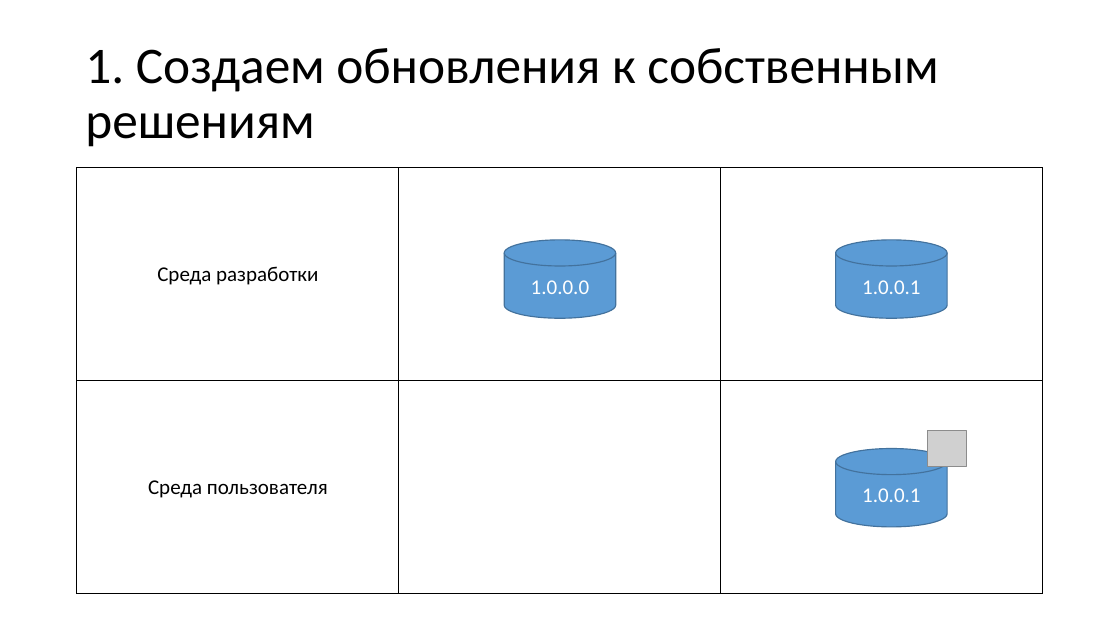
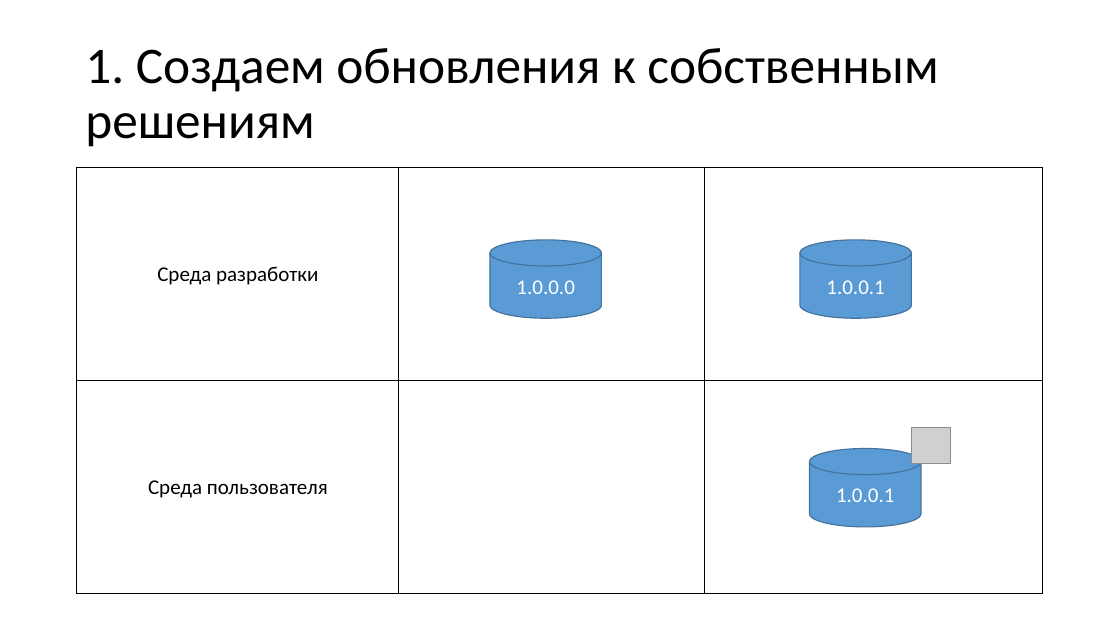
Before and after one commit to shatalxe/PreparingDeliveryFiles, a slide deck: slide 2 of Сосотояния баз.pptx. Drawn at 1120x630 pixels with LibreOffice and Linux fonts; fonts in the diff are those of the drawing; grey boxes stand for pictures. Boxes give left, top, right and bottom in pixels: in the first picture for what was removed or moved away, otherwise in the second. Text is boxed around its words. In the diff, an @@ line names an element or a change of style, - is before the commit and + after.

```diff
--- a/Сосотояния баз.pptx
+++ b/Сосотояния баз.pptx
@@ cylinder "1.0.0.0": place and size @@
-cylinder "1.0.0.0" at box(504, 240, 616, 318)
+cylinder "1.0.0.0" at box(490, 240, 602, 318)
@@ cylinder "1.0.0.1": place and size @@
-cylinder "1.0.0.1" at box(836, 240, 948, 318)
+cylinder "1.0.0.1" at box(800, 240, 912, 318)
@@ cylinder "1.0.0.1": place and size @@
-cylinder "1.0.0.1" at box(836, 449, 948, 527)
+cylinder "1.0.0.1" at box(810, 449, 922, 527)
@@ picture: place and size @@
-picture at box(928, 431, 967, 466)
+picture at box(912, 428, 950, 463)
```
Also in this commit, not shown: 1 slide added.
